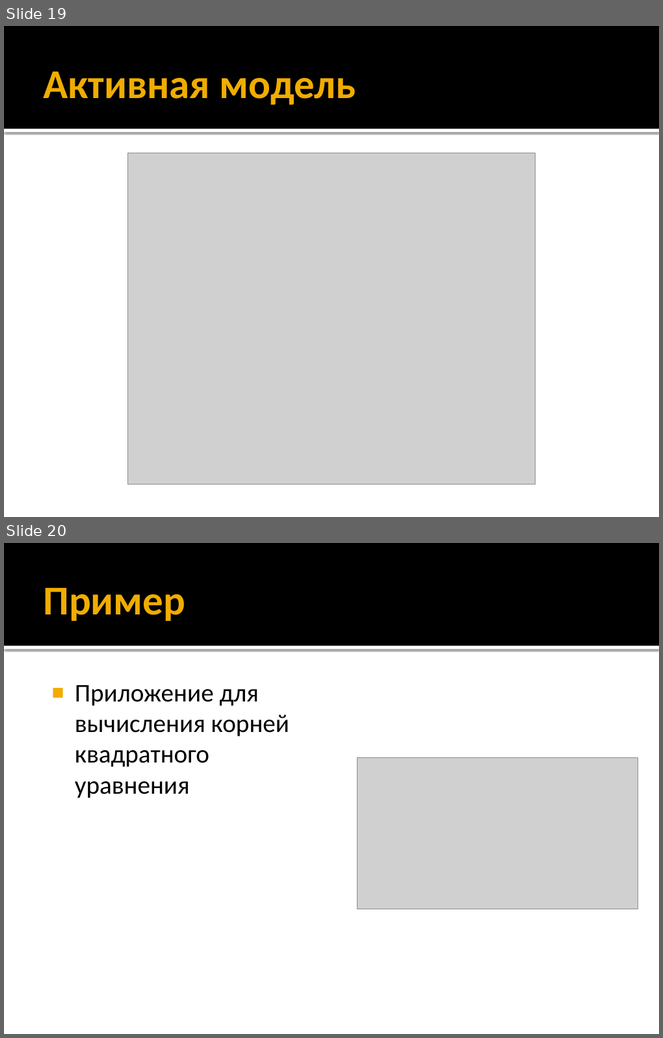
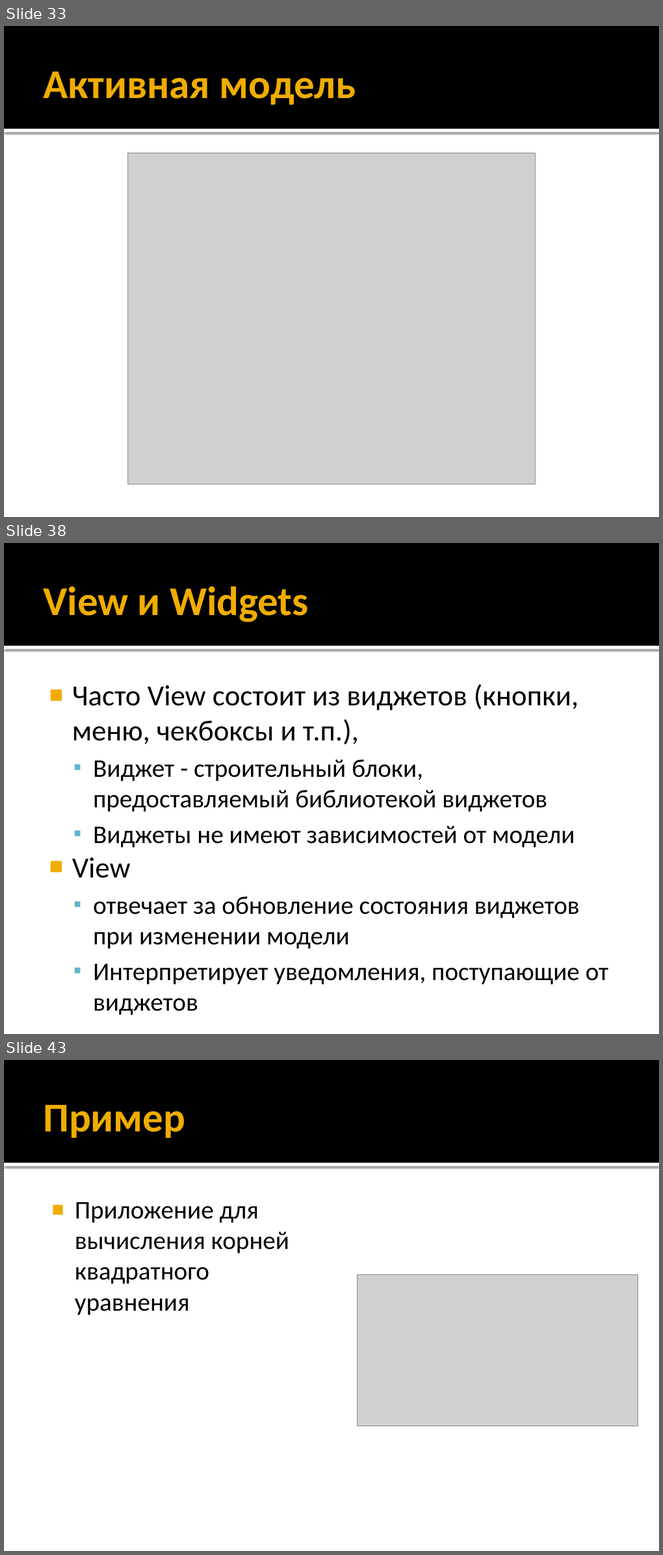
Before and after one commit to iv-sergius/ood, a slide deck: lectures/16.mvxx/mvxx.pptx. Shown one above the other, each under a label of ours: slides 19 and 20 before the commit, slides 33, 38 and 43 after it; the slides between them are not shown. The pictures are 663x1038 and 663x1555 pixels, drawn with LibreOffice and Linux fonts; fonts in the diff are those of the drawing; grey boxes stand for pictures. Boxes give left, top, right and bottom in pixels: in the first picture for what was removed or moved away, otherwise in the second. Text is boxed around its words. In the diff, an @@ line names an element or a change of style, - is before the commit and + after.

```diff
--- a/lectures/16.mvxx/mvxx.pptx
+++ b/lectures/16.mvxx/mvxx.pptx
@@ slide 38 added at box(4, 543, 659, 1034), background #FFFFFF; not listed: 2 template elements that a slide beside it also shows @@
@@ title added at box(43, 586, 309, 622), 45 pt, text #F0AD00, bold @@
+View и Widgets
@@ text added at box(72, 684, 609, 985), 28 pt, text #000000 @@
+■ Часто View состоит из виджетов (кнопки, меню, чекбоксы и т.п.),
+  ▪ Виджет - строительный блоки, предоставляемый библиотекой виджетов
+  ▪ Виджеты не имеют зависимостей от модели
+■ View
+  ▪ отвечает за обновление состояния виджетов при изменении модели
+  ▪ Интерпретирует уведомления, поступающие от виджетов
@@ what was slide 19 is now slide 33 @@
@@ what was slide 20 is now slide 43 @@
```
Also in this commit, not shown: 5 slides changed, 23 other slides added, 3 slides removed, 3 other files.
